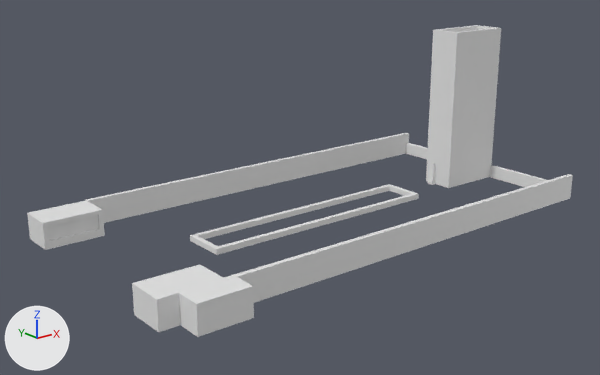
What one commit did to the glTF model models/nederlandse-amerikaanse-begraafplaats/nederlandse-amerikaanse-begraafplaats.glb.
One viewpoint serves both versions: a 50 mm camera at (-132.4, -112.2, 50.4) aimed at (-44.0, -1.7, 6.2). Arrows for +X, +Y and +Z are at lower left; the lights stay in place. The older version comes first. Vertices at exactly the same position are counted once.

Before the edit, the objects in view are built like this:
```python
me_building_kaartkamer = bpy.data.meshes.new('building:kaartkamer')
me_building_kaartkamer.from_pydata(...)  # 16 vertices, 28 faces; spans x -84.91..-74.11, y 14.91..21.55, z -0.8..3.95
# before: 0 (-84.91, 14.91, -0.8) at pixel (45, 250), 3 (-74.14, 14.98, -0.8) at pixel (104, 235), 7 (-84.91, 21.55, -0.8) at pixel (29, 238), 8 (-74.11, 21.55, -0.8)
me_building_naamwanden = bpy.data.meshes.new('building:naamwanden')
me_building_naamwanden.from_pydata(...)  # 35 vertices, 62 faces; spans x -74.2..7.1, y -23.3..22.0, z -0.8..4.0
me_building_ontvangstpaviljoen = bpy.data.meshes.new('building:ontvangstpaviljoen')
me_building_ontvangstpaviljoen.from_pydata(...)  # 26 vertices, 48 faces; spans x -84.92..-72.52, y -27.24..-16.08, z -0.8..3.95
me_building_toren_en_kapel = bpy.data.meshes.new('building:toren en kapel')
me_building_toren_en_kapel.from_pydata(...)  # 38 vertices, 72 faces; spans x -6.6..6.8, y -3.8..2.6, z -0.8..30.8
# before: 0 (-6.6, -3.7, -0.8) at pixel (448, 188), 1 (0.5, -3.8, -0.8) at pixel (471, 181), 3 (0.5, 2.6, -0.8), 8 (-6.5, 2.6, -0.8) at pixel (426, 181), 13 (6.7, -3.8, -0.8) at pixel (490, 176)
# before: 17 (6.8, 2.6, -0.8)
me_road_vijverrand = bpy.data.meshes.new('road:vijverrand')
me_road_vijverrand.from_pydata(...)  # 16 vertices, 32 faces; spans x -63.9..-16.4, y -4.7..3.5, z -0.8..0.2
ob_building_kaartkamer = bpy.data.objects.new('building:kaartkamer', me_building_kaartkamer)
ob_building_kaartkamer.location = (0.0, 0.0, 0.0)
ob_building_naamwanden = bpy.data.objects.new('building:naamwanden', me_building_naamwanden)
ob_building_naamwanden.location = (0.0, 0.0, 0.0)
ob_building_ontvangstpaviljoen = bpy.data.objects.new('building:ontvangstpaviljoen', me_building_ontvangstpaviljoen)
ob_building_ontvangstpaviljoen.location = (0.0, 0.0, 0.0)
ob_building_toren_en_kapel = bpy.data.objects.new('building:toren en kapel', me_building_toren_en_kapel)
ob_building_toren_en_kapel.location = (0.0, 0.0, 0.0)
ob_road_vijverrand = bpy.data.objects.new('road:vijverrand', me_road_vijverrand)
ob_road_vijverrand.location = (0.0, 0.0, 0.0)
```
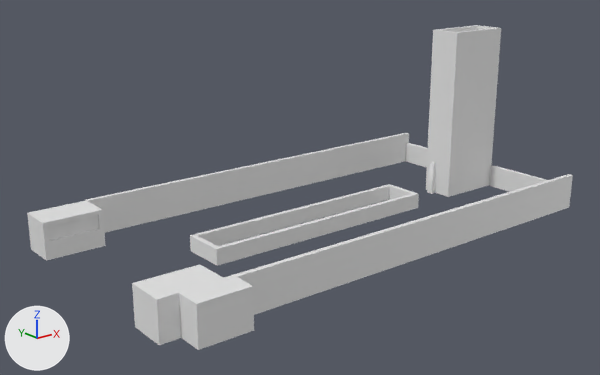
Commit message: Amerikaanse Begraafplaats Margraten als landmarkmodel

The edits, one by one:
me_building_toren_en_kapel is used by ob_building_toren_en_kapel; location (0.0, 0.0, 0.0).
me_building_toren_en_kapel had 38 vertices, 72 faces and spanned x -6.6..6.8, y -3.8..2.6, z -0.8..30.8.
me_building_toren_en_kapel now has 38 vertices, 72 faces and spans x -6.6..6.8, y -3.8..2.6, z -2.7..30.8.
Part 1, on me_building_toren_en_kapel:
Vertices 0, 1, 3, 8, 13, 17 of me_building_toren_en_kapel move by (0.0, 0.0, -1.9).
Vertex 15 of me_building_toren_en_kapel moves from (6.8, -1.5, 3.4) to (6.7, -3.8, 30.8) at pixel (501, 27).
Vertex 16 of me_building_toren_en_kapel moves from (6.7, -3.8, 30.8) at pixel (501, 27) to (6.8, -1.5, 3.4).
me_building_kaartkamer is used by ob_building_kaartkamer; location (0.0, 0.0, 0.0).
me_building_kaartkamer had 16 vertices, 28 faces and spanned x -84.91..-74.11, y 14.91..21.55, z -0.8..3.95.
me_building_kaartkamer now has 16 vertices, 28 faces and spans x -84.91..-74.11, y 14.91..21.55, z -2.7..3.95.
Part 2, on me_building_kaartkamer:
Vertices 0, 3, 7, 8 of me_building_kaartkamer move by (0.0, 0.0, -1.9).
me_building_ontvangstpaviljoen is used by ob_building_ontvangstpaviljoen; location (0.0, 0.0, 0.0).
me_building_ontvangstpaviljoen had 26 vertices, 48 faces and spanned x -84.92..-72.52, y -27.24..-16.08, z -0.8..3.95.
me_building_ontvangstpaviljoen now has 26 vertices, 48 faces and spans x -84.92..-72.52, y -27.24..-16.08, z -2.7..3.95.
me_building_ontvangstpaviljoen part 3: all 4 vertices in x -76.61..-72.52, y -27.24..-22.86, z -0.8 are moved by (0.0, 0.0, -1.9).
me_building_ontvangstpaviljoen part 4: all 2 vertices in x -81.57, y -27.2..-22.85, z -0.8 are moved by (0.0, 0.0, -1.9).
me_building_ontvangstpaviljoen part 5: the 1 vertex in x -84.92, y -22.85, z -0.8 is moved by (0.0, 0.0, -1.9).
me_building_ontvangstpaviljoen part 6: the 1 vertex in x -84.92, y -16.08, z -0.8 is moved by (0.0, 0.0, -1.9).
Other edits to the shape of me_building_ontvangstpaviljoen do not show in these pictures.
me_building_naamwanden is used by ob_building_naamwanden; location (0.0, 0.0, 0.0).
me_building_naamwanden had 35 vertices, 62 faces and spanned x -74.2..7.1, y -23.3..22.0, z -0.8..4.0.
me_building_naamwanden now has 35 vertices, 62 faces and spans x -74.2..7.1, y -23.3..22.0, z -2.7..4.0.
Part 7, on me_building_naamwanden:
7 vertices are removed from x 6.2..7.1, y -23.3..21.1, z -0.8..1.6.
28 faces are deleted.
11 vertices in x -74.2..7.1, y -23.3..22.0, z -0.8 move by (0.0, 0.0, -1.9).
1 vertex moves from x 7.1, y -22.4, z 1.6 to x 7.1, y -4.1, z -2.7.
7 vertices are added at x 6.2..7.1, y -23.3..22.0, z -2.7..1.6.
28 new faces join them.
me_road_vijverrand is used by ob_road_vijverrand; location (0.0, 0.0, 0.0).
me_road_vijverrand had 16 vertices, 32 faces and spanned x -63.9..-16.4, y -4.7..3.5, z -0.8..0.2.
me_road_vijverrand now has 16 vertices, 32 faces and spans x -63.9..-16.4, y -4.7..3.5, z -2.7..0.2.
me_road_vijverrand part 8: the whole mesh is scaled about its middle by (1, 1, 2.9), then moved by (0.0, 0.0, -1.0).

Pixel boxes (x1, y1, x2, y2) of what changed, in the pictures (600 x 375 px; the box of a moved part takes in the faces that stretch with it):
'building:naamwanden', reshaped (7% taller)
    before: (85, 133, 573, 303)
    after: (85, 133, 573, 315)
'building:toren en kapel', reshaped
    before: (426, 25, 501, 188)
    after: (426, 25, 501, 197)
'building:ontvangstpaviljoen', reshaped (18% taller)
    before: (132, 264, 254, 337)
    after: (132, 264, 254, 350)
'road:vijverrand', rescaled (15% taller)
    before: (190, 184, 419, 255)
    after: (190, 184, 419, 266)
'building:kaartkamer', reshaped (22% taller)
    before: (27, 201, 105, 250)
    after: (27, 201, 106, 261)
part 2 of me_building_kaartkamer, moved or reshaped
    before: (27, 212, 105, 250)
    after: (27, 212, 106, 261)
part 3 of me_building_ontvangstpaviljoen, moved or reshaped
    before: (197, 286, 254, 326)
    after: (197, 286, 254, 339)
part 4 of me_building_ontvangstpaviljoen, moved or reshaped
    before: (157, 293, 229, 337)
    after: (157, 293, 229, 350)
part 5 of me_building_ontvangstpaviljoen, moved or reshaped
    before: (132, 283, 180, 332)
    after: (132, 283, 181, 345)
part 6 of me_building_ontvangstpaviljoen, moved or reshaped
    before: (132, 284, 158, 332)
    after: (132, 284, 159, 345)
part 7 of me_building_naamwanden, moved or reshaped
    before: (104, 151, 571, 303)
    after: (104, 151, 571, 315)
part 8 of me_road_vijverrand, moved or reshaped
    before: (190, 188, 419, 255)
    after: (190, 188, 419, 266)
